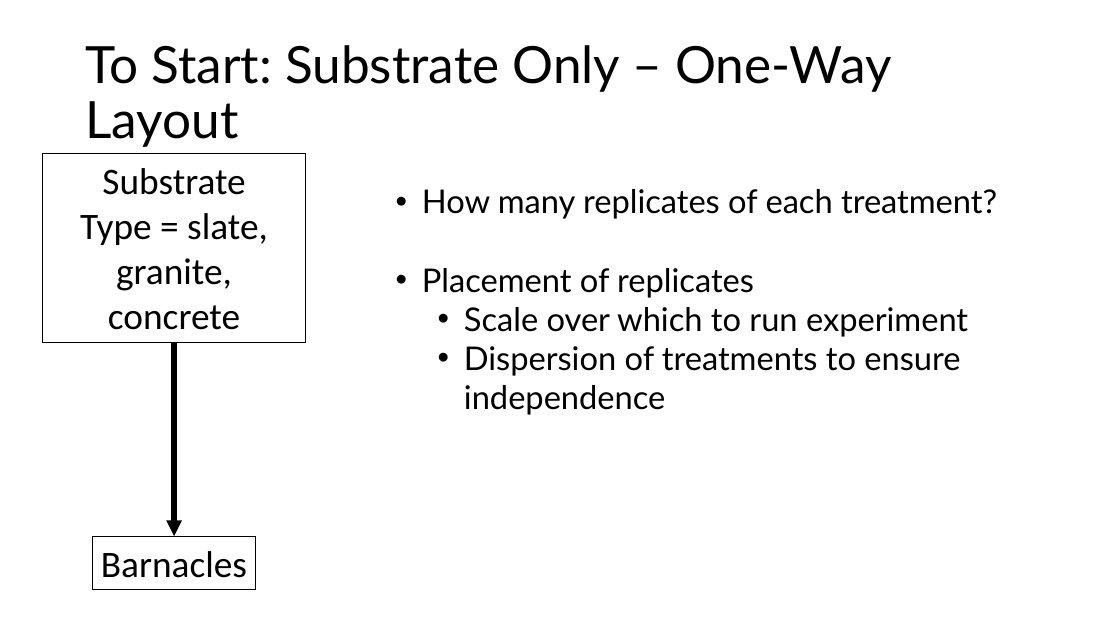
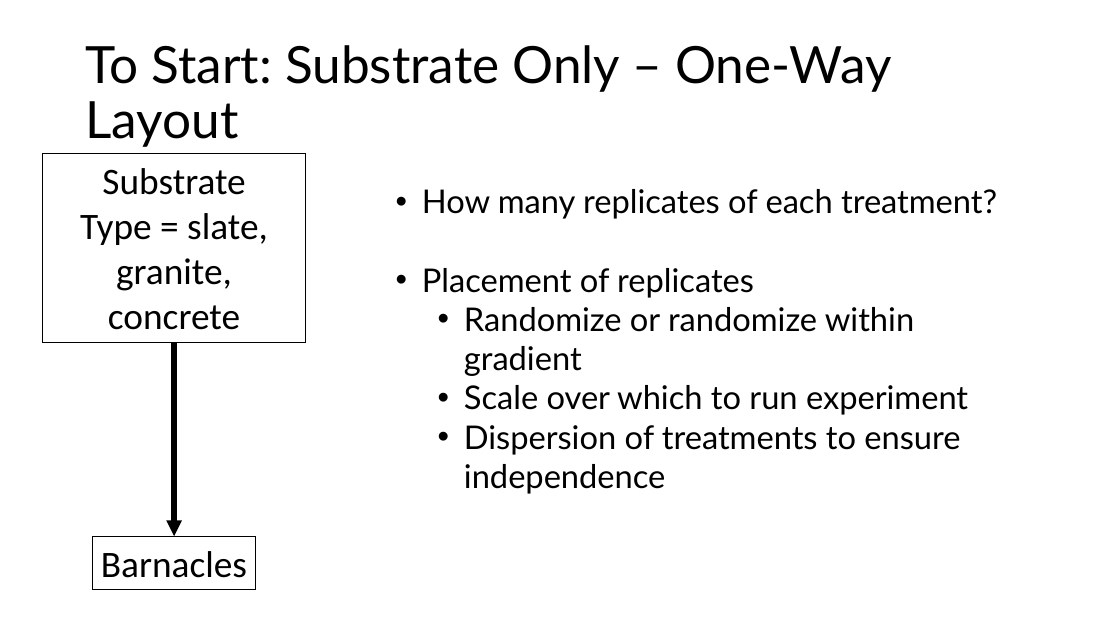
Before and after one commit to biol607/biol607.github.io, a slide deck: slide 16 of lectures/causality_experiments.pptx (slide 11 before the commit). Drawn at 1120x630 pixels with LibreOffice and Linux fonts; fonts in the diff are those of the drawing. Boxes give left, top, right and bottom in pixels: in the first picture for what was removed or moved away, otherwise in the second. Text is boxed around its words. In the diff, an @@ line names an element or a change of style, - is before the commit and + after.

```diff
--- a/lectures/causality_experiments.pptx
+++ b/lectures/causality_experiments.pptx
@@ text at (464, 307, 914, 376): paragraph added @@
+  • Randomize or randomize within gradient
```
Also in this commit, not shown: 6 other slides changed, 7 slides added, 2 slides removed, 2 other files.
